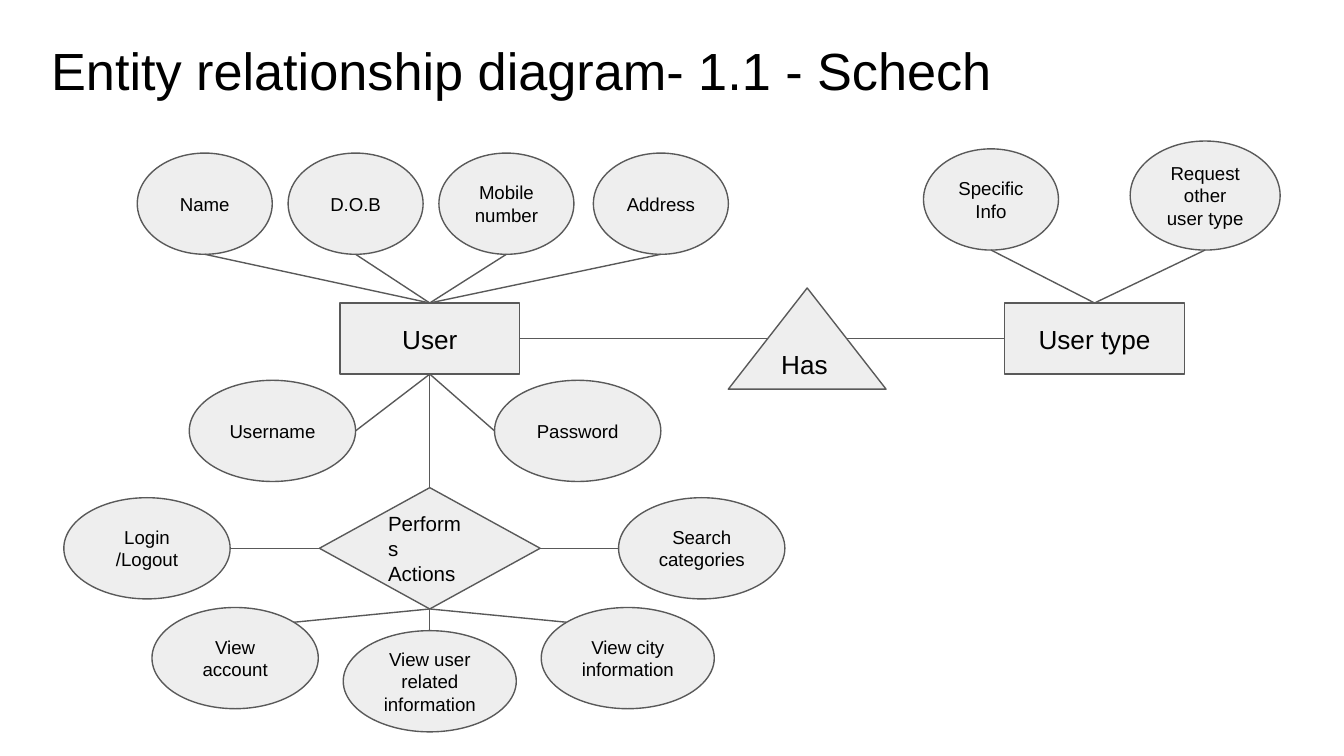
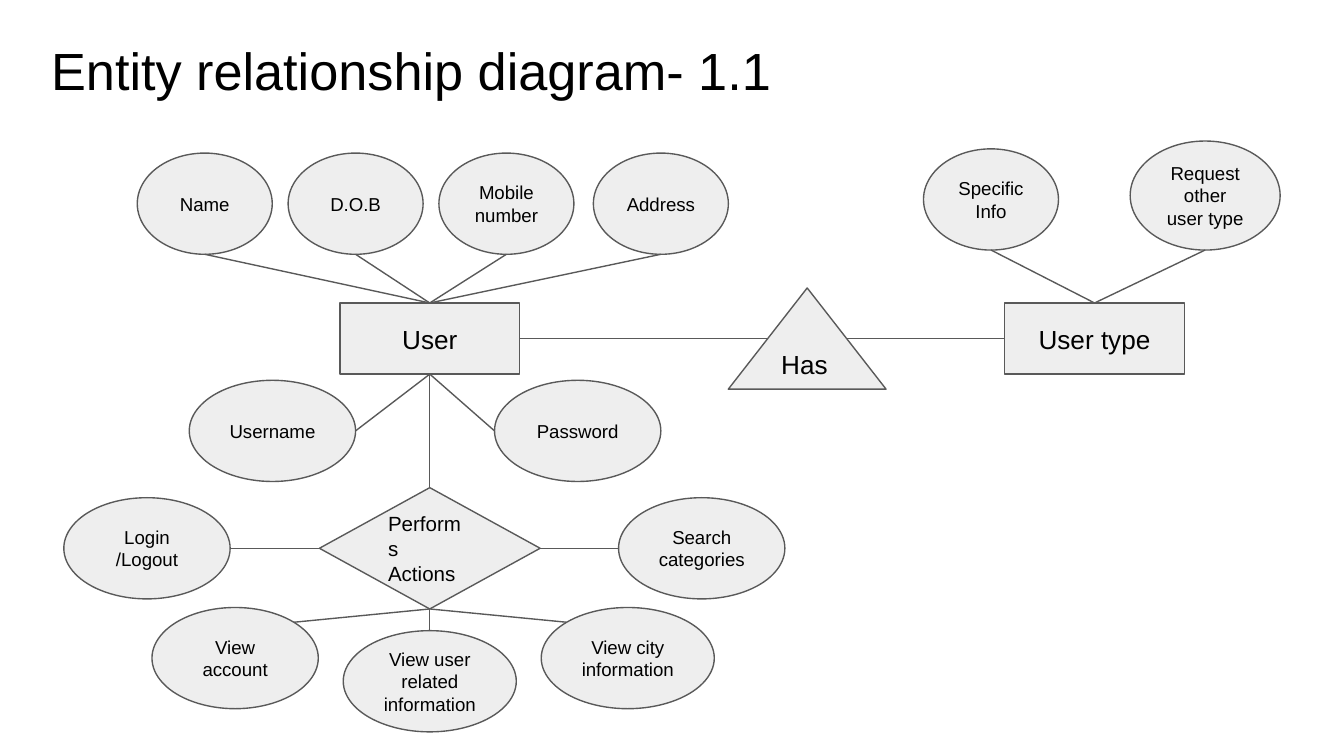
Before and after one commit to n9400419/IFB299, a slide deck: slide 17 of Sprint 1 & 2 artefacts.pptx (slide 15 before the commit). Drawn at 1344x756 pixels with LibreOffice and Linux fonts; fonts in the diff are those of the drawing. Boxes give left, top, right and bottom in pixels: in the first picture for what was removed or moved away, otherwise in the second. Text is boxed around its words. In the diff, an @@ line names an element or a change of style, - is before the commit and + after.

Commit message:
Updated

```diff
--- a/Sprint 1 & 2 artefacts.pptx
+++ b/Sprint 1 & 2 artefacts.pptx
@@ title at <box>51,52,771,100</box>: text changed @@
-Entity relationship diagram- 1.1 - Schech
+Entity relationship diagram- 1.1
```
Also in this commit, not shown: 2 slides added, 1 slide removed.
